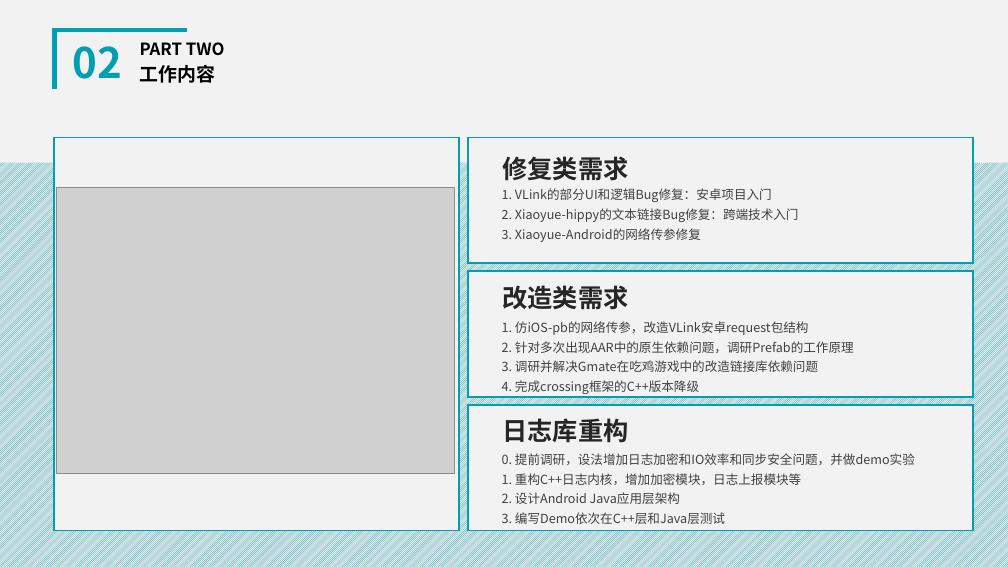
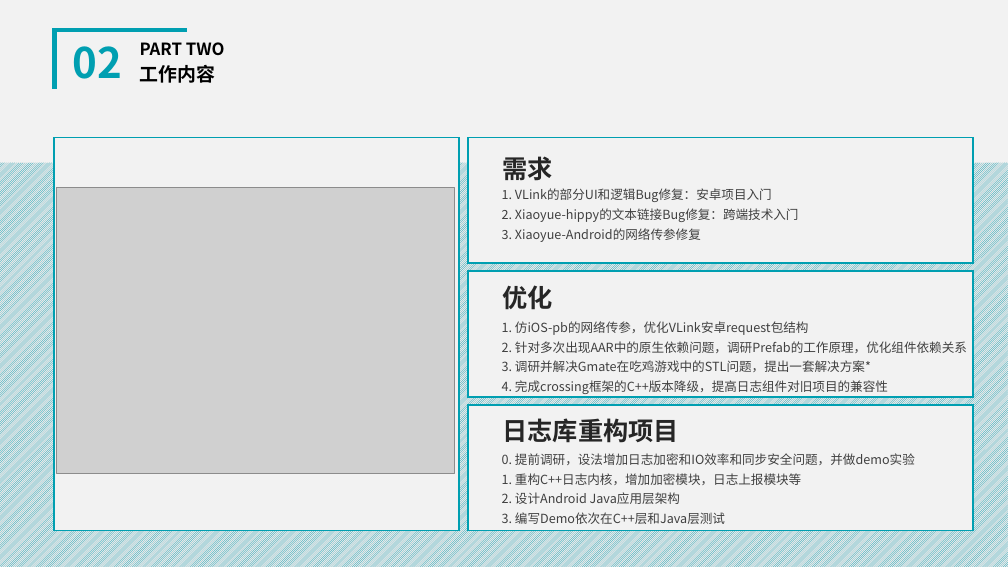
Before and after one commit to Siyuexi/InternNote, a slide deck: slide 7 of Tencent/Gestaltxu实习生答辩.pptx. Drawn at 1008x567 pixels with LibreOffice and Linux fonts; fonts in the diff are those of the drawing; grey boxes stand for pictures. Boxes give left, top, right and bottom in pixels: in the first picture for what was removed or moved away, otherwise in the second. Text is boxed around its words. In the diff, an @@ line names an element or a change of style, - is before the commit and + after.

```diff
--- a/Tencent/Gestaltxu实习生答辩.pptx
+++ b/Tencent/Gestaltxu实习生答辩.pptx
@@ text at bbox=[503, 156, 553, 181]: text changed @@
-修复类需求
+需求
@@ text at bbox=[503, 285, 553, 310]: text changed @@
-改造类需求
+优化
@@ text at bbox=[502, 321, 967, 394]: text changed @@
-1. 仿iOS-pb的网络传参，改造VLink安卓request包结构
-2. 针对多次出现AAR中的原生依赖问题，调研Prefab的工作原理
-3. 调研并解决Gmate在吃鸡游戏中的改造链接库依赖问题
-4. 完成crossing框架的C++版本降级
+1. 仿iOS-pb的网络传参，优化VLink安卓request包结构
+2. 针对多次出现AAR中的原生依赖问题，调研Prefab的工作原理，优化组件依赖关系
+3. 调研并解决Gmate在吃鸡游戏中的STL问题，提出一套解决方案*
+4. 完成crossing框架的C++版本降级，提高日志组件对旧项目的兼容性
@@ text at bbox=[503, 418, 679, 443]: text changed @@
-日志库重构
+日志库重构项目
```
Also in this commit, not shown: 6 other slides changed, 4 slides added, 8 other files.
